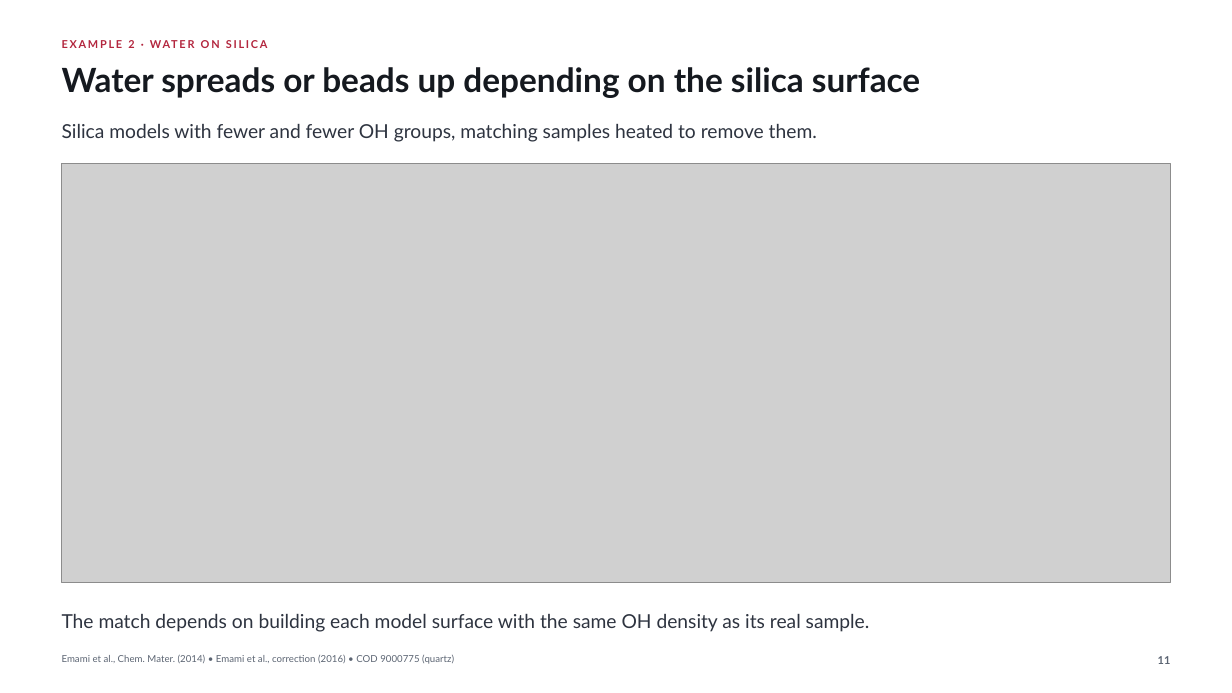
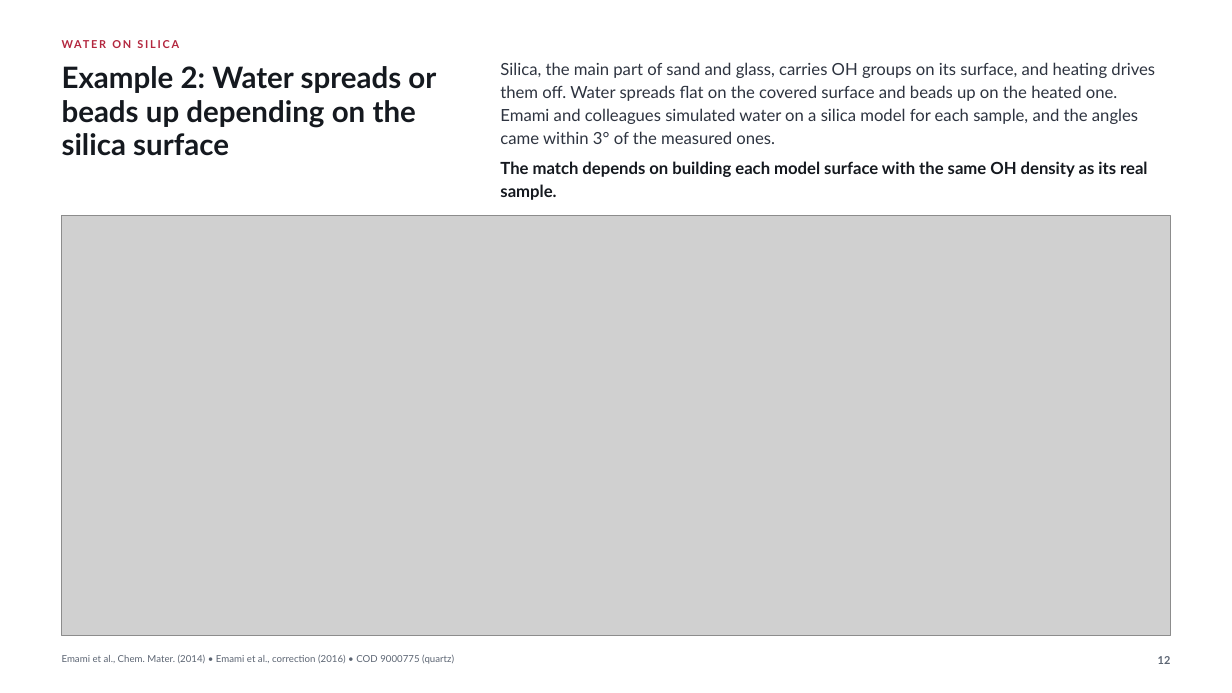
Before and after one commit to fl-sean03/fl-sean03.github.io, a slide deck: slide 12 of static/decks/interface-force-field/downloads/iff-visual-showcase.pptx (slide 11 before the commit). Drawn at 1232x693 pixels with LibreOffice and Linux fonts; fonts in the diff are those of the drawing; grey boxes stand for pictures. Boxes give left, top, right and bottom in pixels: in the first picture for what was removed or moved away, otherwise in the second. Text is boxed around its words. In the diff, an @@ line names an element or a change of style, - is before the commit and + after.

Commit message:
Add plain explanations to every IFF slide and redraw the five terms
Each picture slide now has two to four plain sentences beside its title
and a takeaway at its foot, the same in the viewer, the PowerPoint and
the PDF. The five energy terms are redrawn as five panels of one ethanol
and one water, each keeping only its own atoms in colour and drawing its
motion on the geometry, with the stretch along the O–H bond, the bend
centred on the oxygen, the twist about the C–C axis, the van der Waals
pair ringed and joined, and δ+ and δ− on the charged pair. A new third
slide shows why it matters through catalysts, medicine, bones and teeth,
and cement. The examples are numbered 1 to 3, the IFF Agent slide shows
its eight steps as small pictures built from the deck’s own figures and
rhodium’s published values, and the thank-you slide folds into the
answer, so the deck stays at 15 slides. The platinum result is stated
more cautiously, as a shift from cubes toward tetrahedra.

source/README.md explains how each picture is made, how to rebuild and
check the deck and how it was iterated, and it replaces
SOURCE-REBUILD.md. The checks it names now live in source/, with
verify.py for three-format parity, metadata and wording, interact.py for
the viewer controls and title.py for the Writings title image. A code
review then removed unused options from the build and figure code
without changing any output.

Claude-Session: 1e0464e8-20be-5170-b059-13392d79747b
Claude-Agent: iff-deck-designer

```diff
--- a/static/decks/interface-force-field/downloads/iff-visual-showcase.pptx
+++ b/static/decks/interface-force-field/downloads/iff-visual-showcase.pptx
@@ text added at bbox=[62, 66, 436, 93], 23 pt, text #15191F, bold @@
+Example 2: Water spreads or
@@ text added at bbox=[500, 62, 1155, 78], 13 pt, text #2E3440 @@
+Silica, the main part of sand and glass, carries OH groups on its surface, and heating drives
@@ text added at bbox=[500, 85, 1117, 101], 13 pt, text #2E3440 @@
+them off. Water spreads flat on the covered surface and beads up on the heated one.
@@ text at bbox=[62, 100, 416, 127]: text changed; size 26 to 23 pt @@
-Water spreads or beads up depending on the silica surface
+beads up depending on the
@@ text added at bbox=[500, 108, 1138, 124], 13 pt, text #2E3440 @@
+Emami and colleagues simulated water on a silica model for each sample, and the angles
@@ text at bbox=[739, 108, 856, 121]: text changed @@
-EXAMPLE 2 · WATER ON SILICA
+WATER ON SILICA
@@ text removed at bbox=[62, 124, 817, 142] @@
-Silica models with fewer and fewer OH groups, matching samples heated to remove them.
@@ text added at bbox=[62, 133, 229, 156], 23 pt, text #15191F, bold @@
+silica surface
@@ text added at bbox=[500, 131, 775, 144], 13 pt, text #2E3440 @@
+came within 3° of the measured ones.
@@ text at bbox=[500, 161, 1147, 177]: text changed; size 15 to 13 pt; text colour #2E3440 to #15191F; bold on @@
-The match depends on building each model surface with the same OH density as its real sample.
+The match depends on building each model surface with the same OH density as its real
@@ text added at bbox=[500, 184, 556, 200], 13 pt, text #15191F, bold @@
+sample.
@@ picture: place and size @@
-picture at bbox=[62, 164, 1171, 583]
+picture at bbox=[62, 215, 1171, 635]
@@ text at bbox=[1158, 656, 1171, 664]: text changed @@
-11
+12
```
Also in this commit, not shown: 12 other slides changed, 2 slides added, 2 slides removed, 32 other files.
